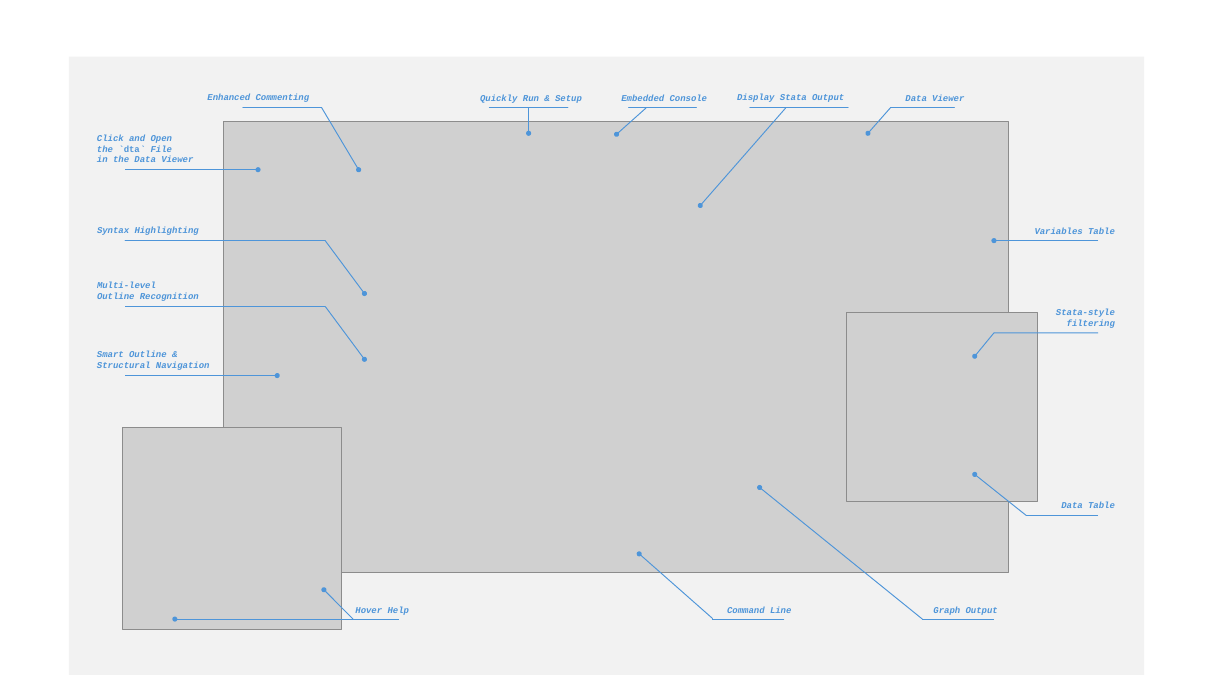
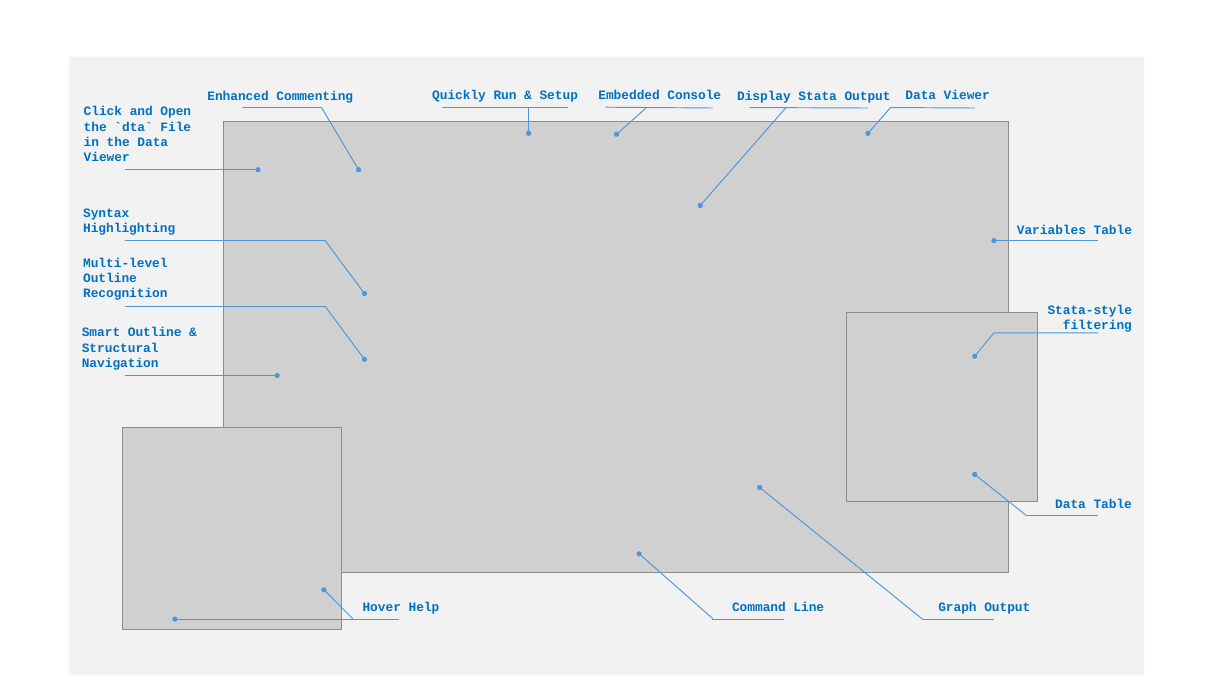
Before and after one commit to ZihaoVistonWang/stata-all-in-one, a slide deck: slide 1 of img/example-marked.pptx. Drawn at 1232x693 pixels with LibreOffice and Linux fonts; fonts in the diff are those of the drawing; grey boxes stand for pictures. Boxes give left, top, right and bottom in pixels: in the first picture for what was removed or moved away, otherwise in the second. Text is boxed around its words. In the diff, an @@ line names an element or a change of style, - is before the commit and + after.

```diff
--- a/img/example-marked.pptx
+++ b/img/example-marked.pptx
@@ size 7 to 10 pt, text colour #4E95D9 to #0070C0, italic off in 13 elements at box(737, 90, 891, 103), box(1055, 498, 1132, 508), box(1048, 305, 1132, 334), box(1017, 224, 1132, 234), box(598, 90, 721, 99), box(905, 90, 990, 99), box(363, 602, 440, 614), box(83, 208, 175, 235), box(82, 327, 182, 370), box(83, 257, 167, 300), box(207, 90, 353, 103), box(84, 106, 191, 161), box(432, 90, 578, 102) @@
@@ text "Quickly Run & Setup": place and size @@
-text "Quickly Run & Setup" at box(480, 95, 582, 103)
+text "Quickly Run & Setup" at box(432, 90, 578, 102)
@@ text "Embedded Console": place and size @@
-text "Embedded Console" at box(621, 95, 708, 101)
+text "Embedded Console" at box(598, 90, 721, 99)
@@ text "Click and Open": place and size @@
-text "Click and Open" at box(97, 135, 193, 162)
+text "Click and Open" at box(84, 106, 191, 161)
@@ line moved from (490, 107) - (568, 107) to (443, 107) - (568, 107) @@
@@ line moved from (628, 107) - (697, 107) to (606, 107) - (713, 108) @@
@@ line moved from (750, 107) - (848, 107) to (750, 107) - (868, 108) @@
@@ line moved from (891, 107) - (955, 107) to (891, 107) - (975, 108) @@
@@ text "Syntax Highlighting": place and size @@
-text "Syntax Highlighting" at box(97, 227, 199, 235)
+text "Syntax Highlighting" at box(83, 208, 175, 235)
@@ text "Variables Table": place and size @@
-text "Variables Table" at box(1035, 228, 1115, 234)
+text "Variables Table" at box(1017, 224, 1132, 234)
@@ text "Multi-level": place and size @@
-text "Multi-level" at box(97, 282, 199, 301)
+text "Multi-level" at box(83, 257, 167, 300)
@@ text "Stata-style": place and size @@
-text "Stata-style" at box(1056, 309, 1115, 328)
+text "Stata-style" at box(1048, 305, 1132, 334)
@@ text "Smart Outline &": place and size @@
-text "Smart Outline &" at box(97, 352, 210, 370)
+text "Smart Outline &" at box(82, 327, 182, 370)
@@ text "Hover Help": place and size @@
-text "Hover Help" at box(355, 607, 409, 615)
+text "Hover Help" at box(363, 602, 440, 614)
@@ text "Command Line" at box(732, 602, 824, 611): size 7 to 10 pt, text colour #4E95D9 to #0070C0, italic off; alignment right to left @@
@@ text "Graph Output" at box(938, 602, 1030, 614): size 7 to 10 pt, text colour #4E95D9 to #0070C0, italic off; alignment right to left @@
```
Also in this commit, not shown: 1 other slide changed, 2 other files.
